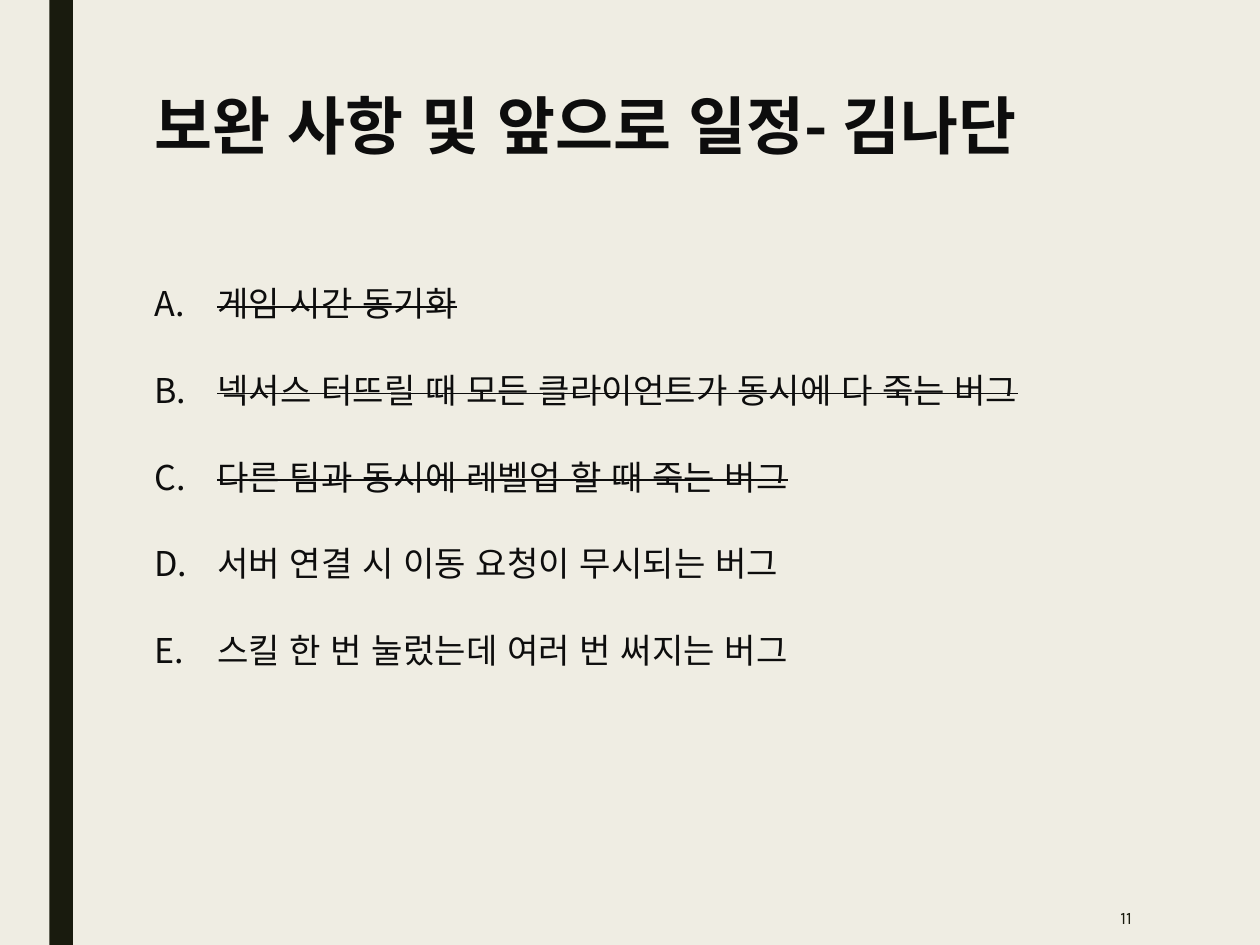
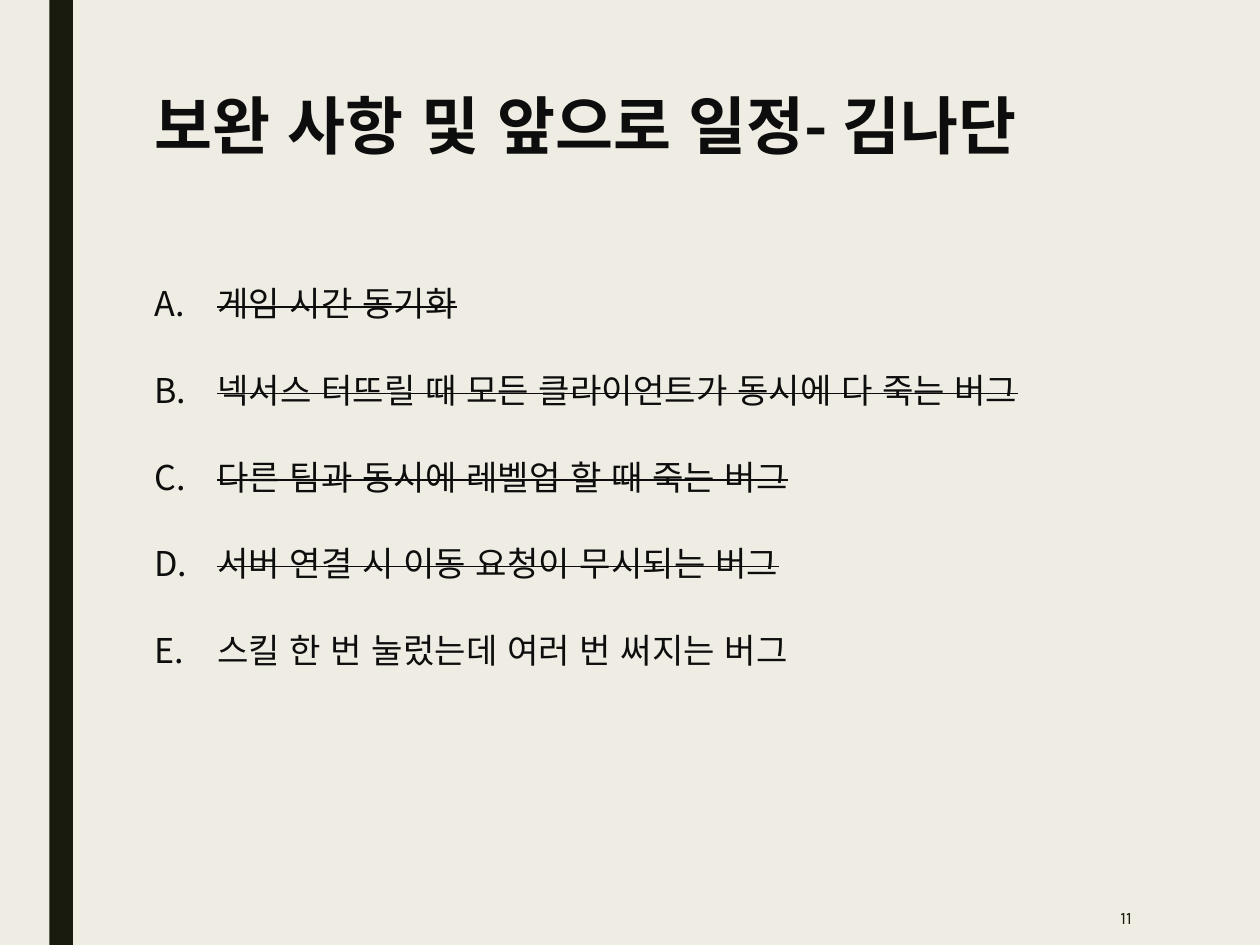
Before and after one commit to Kim2Kang/Documents, a slide deck: slide 11 of 진행사항.pptx. Drawn at 1260x945 pixels with LibreOffice and Linux fonts; fonts in the diff are those of the drawing. Boxes give left, top, right and bottom in pixels: in the first picture for what was removed or moved away, otherwise in the second. Text is boxed around its words. In the diff, an @@ line names an element or a change of style, - is before the commit and + after.

Commit message:
진행사항 및 보고서 업데이트

```diff
--- a/진행사항.pptx
+++ b/진행사항.pptx
@@ text at (x1=217, y1=547, x2=778, y2=579): strikethrough on in "서버 연결 시 이동 요청이 무시되는 버그" @@
```
Also in this commit, not shown: 1 other file.
